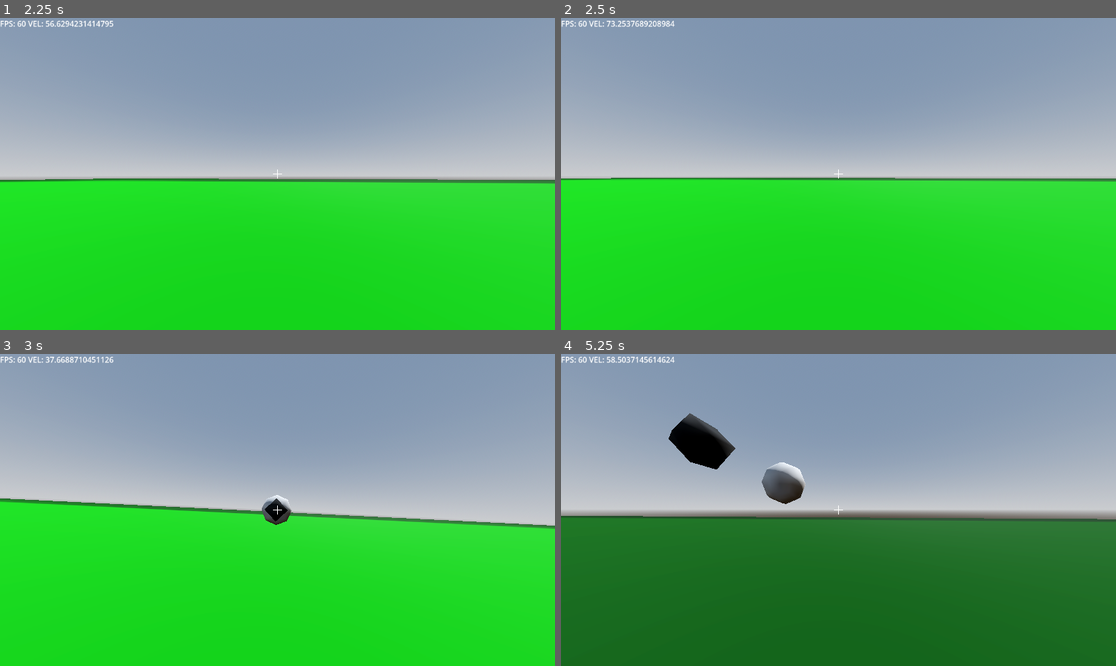
Above: before the commit, frames 1-4 (two rows, left to right).
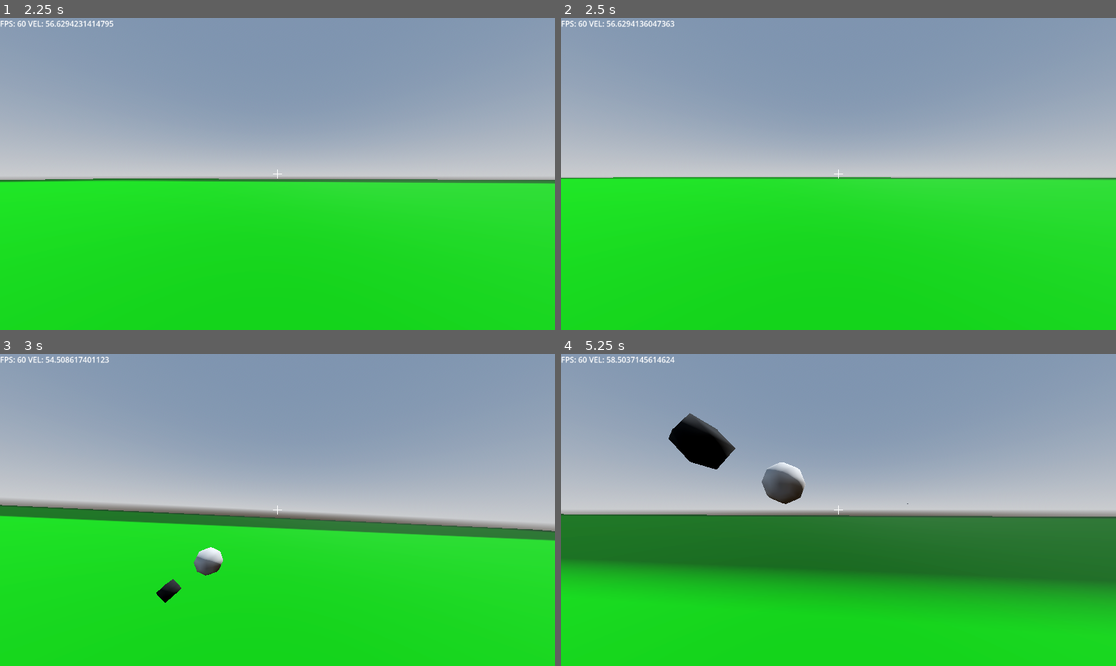
Above: after the commit, the same moments.

Repository: YouthHalo/Fast-Boomer-Shooter
Game: Godot game, scene res://scenes/main_world.tscn
The game is run twice, just before and just after one commit, with the same random seed, the same clock (stepped at 60 frames per second) and the same inputs. The engine's default icon, where the game draws it, is replaced by a stand-in: a white triangle on a blue panel in a dark square.
Inputs (mouse positions are in pixels of both pictures, inside the frame that each line leads up to):
- Up to frame 1 (2.25 s): move the mouse to (271, 180) at 0.52 s; hold R (grapple) 0.53-1.28 s; hold W (forward) from 0.53 s (still down); tap Shift (dash) at 0.6, 1.55, 2.1 s; click (271, 180) at 0.67 s; tap Space (jump) at 0.77, 1.52 s; move the mouse to (316, 177) at 1.27 s; tap R (grapple) at 1.35 s; move the mouse to (233, 170) at 2.02 s; hold R (grapple) from 2.03 s (still down)
- Up to frame 2 (2.5 s): keep holding W (forward); keep holding R (grapple)
- Up to frame 3 (3 s): move the mouse to (283, 510) at 2.77 s; release W (forward) at 2.78 s; release R (grapple) at 2.78 s; hold A (left) from 2.78 s (still down); tap R (grapple) at 2.85 s; click (283, 510) at 2.92 s
- Up to frame 4 (5.25 s): tap Space (jump) at 3.02, 3.77, 4.52 s; tap Shift (dash) at 3.05, 4.35 s; move the mouse to (816, 503) at 3.52 s; release A (left) at 3.53 s; hold R (grapple) 3.53-4.28 s; hold W (forward) from 3.53 s (still down); tap C (slide) at 3.6 s; move the mouse to (866, 510) at 4.27 s; move the mouse to (810, 510) at 5.02 s; hold R (grapple) from 5.03 s (still down); click (810, 510) at 5.17 s

Frame 1 is identical in both runs. In frame 2, 1.1% of the frame differs, in the area x 0-100%, y 0-53%; in frame 3, 6.1%; in frame 4, 31%, in the area x 0-100%, y 20-100%.

Commit message:
Added explosion sounds, fixed projectile collision, fixed isinside tree error

Diff:
--- a/scenes/projectile.tscn
+++ b/scenes/projectile.tscn
@@ -1,6 +1,7 @@
 [gd_scene load_steps=10 format=3 uid="uid://bx0a5ulxrtprk"]
 
 [ext_resource type="Script" uid="uid://djhpviq1d4wkv" path="res://scripts/projectile.gd" id="1_c8fcr"]
+[ext_resource type="AudioStream" uid="uid://cluntb7qv5v4h" path="res://assets/sounds/explosion.mp3" id="2_explosion"]
 
 [sub_resource type="SphereMesh" id="SphereMesh_c8fcr"]
 radius = 0.2
@@ -71,3 +72,7 @@
 
 [node name="CollisionShape3D" type="CollisionShape3D" parent="Hitbox"]
 shape = SubResource("BoxShape3D_c8fcr")
+
+[node name="ExplosionSound" type="AudioStreamPlayer3D" parent="."]
+stream = ExtResource("2_explosion")
+max_distance = 50.0
--- a/scripts/player.gd
+++ b/scripts/player.gd
@@ -91,7 +91,6 @@
 
 
 func _physics_process(delta):
-
 	if Input.is_action_just_pressed("grapple"):
 		if not is_grappling and dash_timer <= 0.0:
 			attempt_grapple()
@@ -299,13 +298,13 @@
 		else:
 			if is_grappling:
 				print("Cannot regrapple to invalid target: ", collider.get_class() if collider.has_method("get_class") else "Unknown")
-				release_grapple()  # Release grapple if regrapple fails
+				release_grapple() # Release grapple if regrapple fails
 			else:
 				print("Invalid grapple target: ", collider.get_class() if collider.has_method("get_class") else "Unknown")
 	else:
 		if is_grappling:
 			print("No regrapple target found within range")
-			release_grapple()  # Release grapple if regrapple misses
+			release_grapple() # Release grapple if regrapple misses
 		else:
 			print("No grapple target found within range")
 
@@ -340,7 +339,7 @@
 
 			# Apply elastic force - stronger the further from rope length
 			var stretch_ratio = (distance_to_hook - grapple_length) / (max_elastic_length - grapple_length)
-			var elastic_force = stretch_ratio * 20.0  # Elastic force strength
+			var elastic_force = stretch_ratio * 20.0 # Elastic force strength
 			velocity += rope_direction * elastic_force * delta
 
 			# Remove velocity component going away from hook if beyond elastic limit
@@ -349,9 +348,9 @@
 				velocity -= rope_direction * velocity_toward_hook * 0.5
 
 		# Apply swing forces based on input
-		var swing_input = input_dir.x  # Left/right input
+		var swing_input = input_dir.x # Left/right input
 		if swing_input != 0:
-			var right_direction = -transform.basis.x  # Player's right direction
+			var right_direction = - transform.basis.x # Player's right direction
 			var swing_force = right_direction * swing_input * GRAPPLE_SWING_FORCE
 			velocity += swing_force * delta
 
@@ -367,7 +366,7 @@
 			# Add safety margin when near walls/surfaces
 			var min_rope_length = 2.0
 			if is_on_wall():
-				min_rope_length = 3.5  # Larger safety margin when near walls
+				min_rope_length = 3.5 # Larger safety margin when near walls
 
 			grapple_length = max(grapple_length - reel_speed, min_rope_length)
 			grapple_length = min(grapple_length, distance_to_hook)
@@ -426,11 +425,11 @@
 		return
 
 	# Show and position dots along the rope
-	var rope_start = Cam.global_position + (-Cam.global_transform.basis.z * 0.5)  # Slightly in front of camera
+	var rope_start = Cam.global_position + (-Cam.global_transform.basis.z * 0.5) # Slightly in front of camera
 	var rope_end = grapple_hook_point
 
 	for i in range(ROPE_SEGMENTS):
-		var t = float(i) / float(ROPE_SEGMENTS - 1)  # 0 to 1
+		var t = float(i) / float(ROPE_SEGMENTS - 1) # 0 to 1
 		var dot_position = rope_start.lerp(rope_end, t)
 		rope_dots[i].global_position = dot_position
 		rope_dots[i].visible = true
--- a/scripts/projectile.gd
+++ b/scripts/projectile.gd
@@ -5,42 +5,82 @@
 @onready var explosion = $ExplosionParticles
 @onready var explosion_area = $ExplosionArea
 @onready var hitbox = $Hitbox
+@onready var explosion_sound = $ExplosionSound
 
 var currently_blowing_up: bool = false
 var direction: Vector3
 var rotation_euler: Vector3
+var lifetime: float = 0.0
+var max_lifetime: float = 10.0
 
 func _ready() -> void:
 	# look_at(global_transform.origin + direction, Vector3.UP) THIS WAS WHY THE FUCKING BULLET WAS FLYING AT FUCKED UP ANGLES OMG
 	pass
 
 func _physics_process(delta: float) -> void:
-	if hitbox.get_overlapping_bodies().size() > 0 and not currently_blowing_up:
-		print("BOOM")
-		var collider = hitbox.get_overlapping_bodies()[0]
-		if collider and collider.name != "Player":
-			mesh.visible = false
-			explosion.emitting = true
-			currently_blowing_up = true
+	if currently_blowing_up or not is_inside_tree():
+		return
 
-			var explosion_radius = 8.0
-			var explosion_force = 60.0
-			var origin = global_transform.origin
+	lifetime += delta
+	if lifetime >= max_lifetime:
+		explode()
+		return
 
-			explosion_area.scale = Vector3.ONE * (explosion_radius / 2.0)
-			explosion_area.global_transform.origin = origin
+	# Use raycast for proper collision detection
+	if direction != Vector3.ZERO:
+		var space_state = get_world_3d().direct_space_state
+		if not space_state:
+			return
 
-			# Apply explosion impulse
-			apply_explosion_impulse(origin, explosion_force, explosion_radius)
+		var ray_length = speed * delta
+		var query = PhysicsRayQueryParameters3D.create(
+			global_transform.origin,
+			global_transform.origin + direction * ray_length
+		)
+		query.exclude = [self]
 
-			await get_tree().create_timer(0.5).timeout
-			queue_free()
-		else:
-			if direction != Vector3.ZERO:
-				translate(direction * speed * delta)
-	else:
-		if direction != Vector3.ZERO:
-			translate(direction * speed * delta)
+		var result = space_state.intersect_ray(query)
+
+		if result:
+			var collider = result.collider
+			if collider and collider.name != "Player":
+				# Move to collision point before exploding
+				# global_transform.origin = result.position ## Messes with hitting objects, will not use
+				explode()
+				return
+
+		# Move the projectile
+		translate(direction * speed * delta)
+
+func explode() -> void:
+	if currently_blowing_up:
+		return
+
+	currently_blowing_up = true
+
+	if not is_inside_tree():
+		return
+
+	print("BOOM")
+	mesh.visible = false
+	explosion.emitting = true
+
+	# Add random variance to explosion sound
+	explosion_sound.pitch_scale = randf_range(0.8, 1.2)
+	explosion_sound.play()
+
+	var explosion_radius = 8.0
+	var explosion_force = 60.0
+	var origin = global_transform.origin
+
+	explosion_area.scale = Vector3.ONE * (explosion_radius / 2.0)
+	explosion_area.global_transform.origin = origin
+
+	apply_explosion_impulse(origin, explosion_force, explosion_radius)
+
+	await get_tree().create_timer(0.5).timeout
+	if is_inside_tree():
+		queue_free()
 
 func apply_explosion_impulse(explosion_origin: Vector3, explosion_force: float, explosion_radius: float) -> void:
 	for body in explosion_area.get_overlapping_bodies():
Not shown, added: assets/sounds/explosion.mp3.import
Not shown, added: assets/sounds/explosion.mp3
